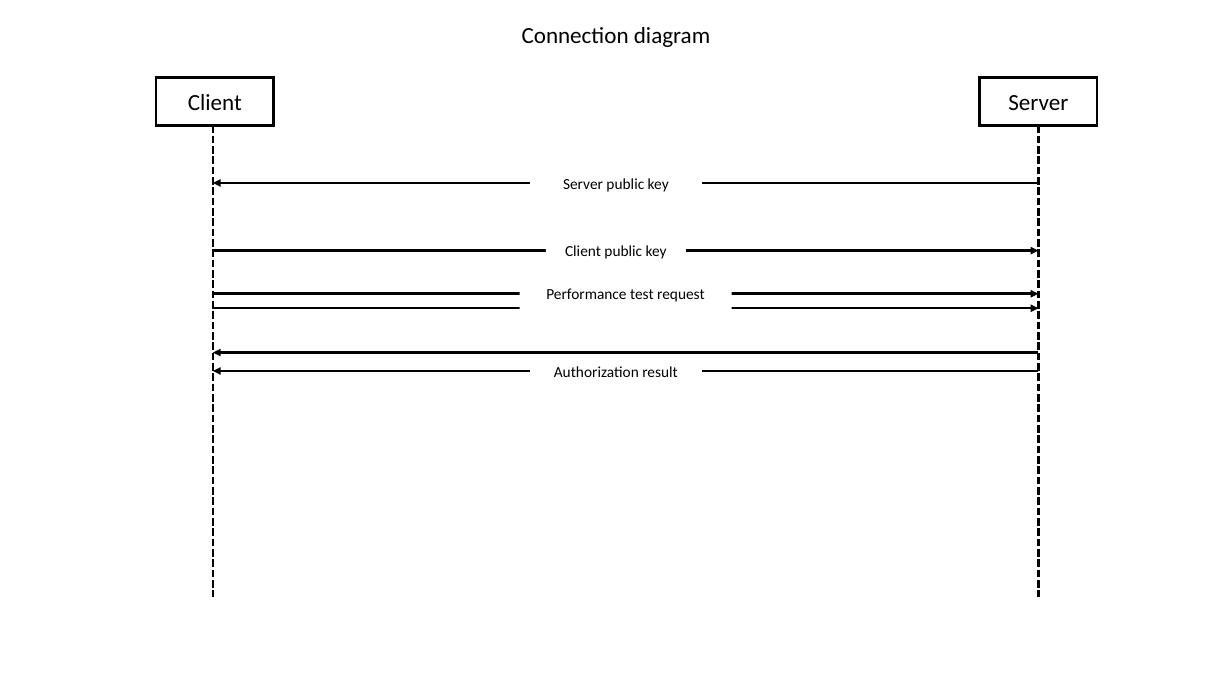
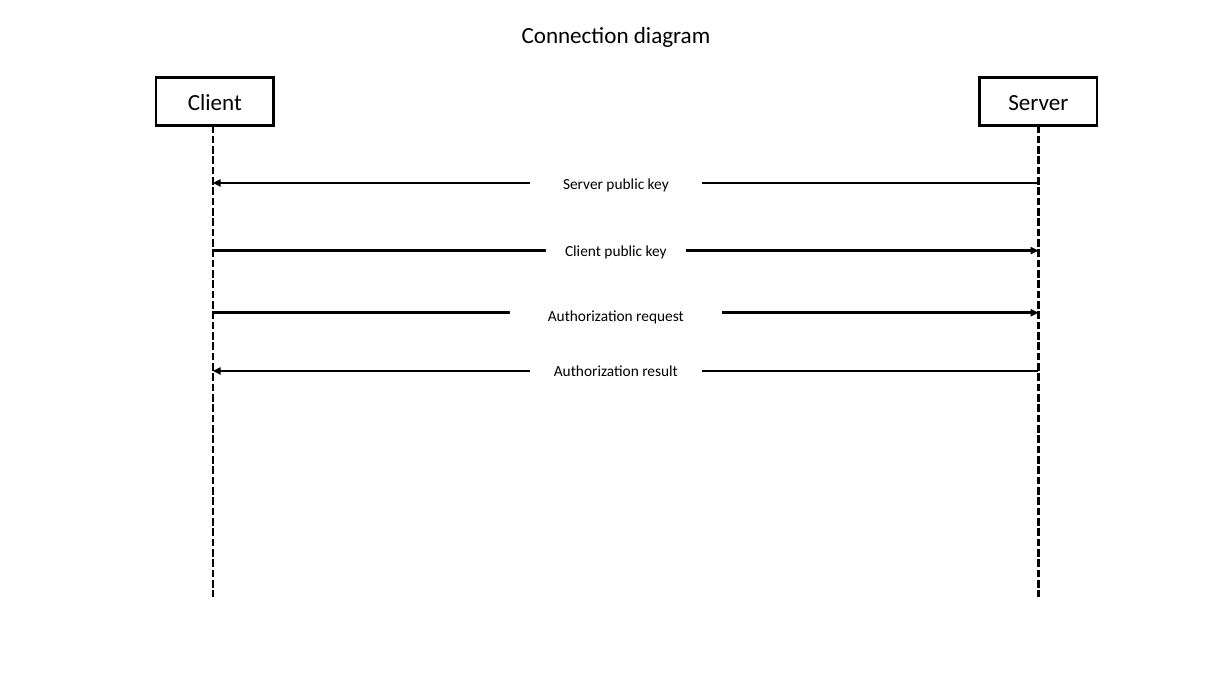
Before and after one commit to Smok1e/RPS, a slide deck: slide 1 of readme/diagrams.pptx. Drawn at 1232x693 pixels with LibreOffice and Linux fonts; fonts in the diff are those of the drawing. Boxes give left, top, right and bottom in pixels: in the first picture for what was removed or moved away, otherwise in the second. Text is boxed around its words. In the diff, an @@ line names an element or a change of style, - is before the commit and + after.

Commit message:
fix slide

```diff
--- a/readme/diagrams.pptx
+++ b/readme/diagrams.pptx
@@ rectangle removed at [546, 285, 687, 333] @@
@@ arrow moved from (213, 294) - (1039, 294) to (213, 313) - (1039, 313) @@
@@ arrow removed from (213, 309) to (1039, 309) @@
@@ text at [548, 310, 684, 324]: text changed @@
-Performance test request
+Authorization request
@@ arrow removed from (1039, 353) to (213, 353) @@
@@ text "Authorization result" rewrapped from [531, 348, 702, 396] to [554, 365, 678, 376] @@
```
Also in this commit, not shown: 2 other files.
